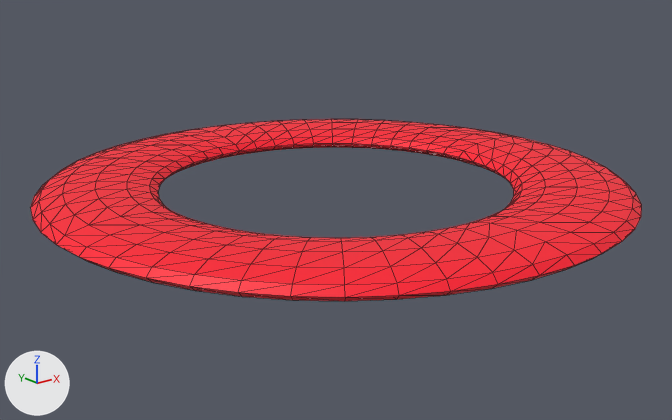
A saved change to the OBJ model Game/Resources/GameScene/OverLine/OverLine.obj.
Rendered twice from a camera (50 mm lens) standing at (-13.16, -16.45, 5.94) and looking at (-0.11, -0.14, -0.58). Arrows for +X, +Y and +Z are at lower left; the lights stay in place. Mesh edges are drawn as thin lines. Where no turn or scale is listed for an object, it has been applied to the vertices.

In view in the first picture: 'トーラス'.
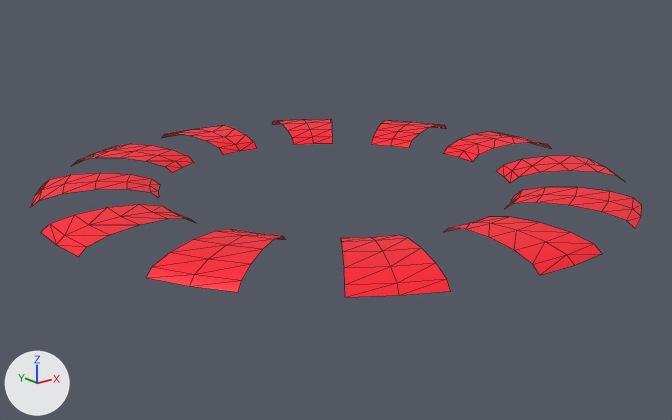
Where the change shows, as pixel boxes (x1, y1, x2, y2) in the pictures (672 x 420 px):
'トーラス', reshaped
    before: (31, 119, 642, 301)
    after: (31, 119, 642, 297)
part 1 of me_トーラス, deleted (red)
    before: (31, 119, 641, 301)
part 2 of me_トーラス, surface changed
    both: (31, 119, 642, 297)

The edits, one by one:
me_トーラス is used by ob_トーラス; location (0.0, 0.0, 0.0).
me_トーラス had 576 vertices, 1152 faces and spanned x -6.83..6.83, y -6.87..6.87, z -0.3..0.3.
me_トーラス now has 252 vertices, 288 faces and spans x -6.83..6.83, y -6.87..6.87, z 0.0..0.3.
me_トーラス part 1: 324 vertices removed from x -6.65..6.65, y -6.68..6.68, z -0.3..0.3.
me_トーラス part 2: 288 kept faces spanning x -6.83..6.83, y -6.87..6.87, z 0.0..0.3 get new texture (UV) coordinates.
